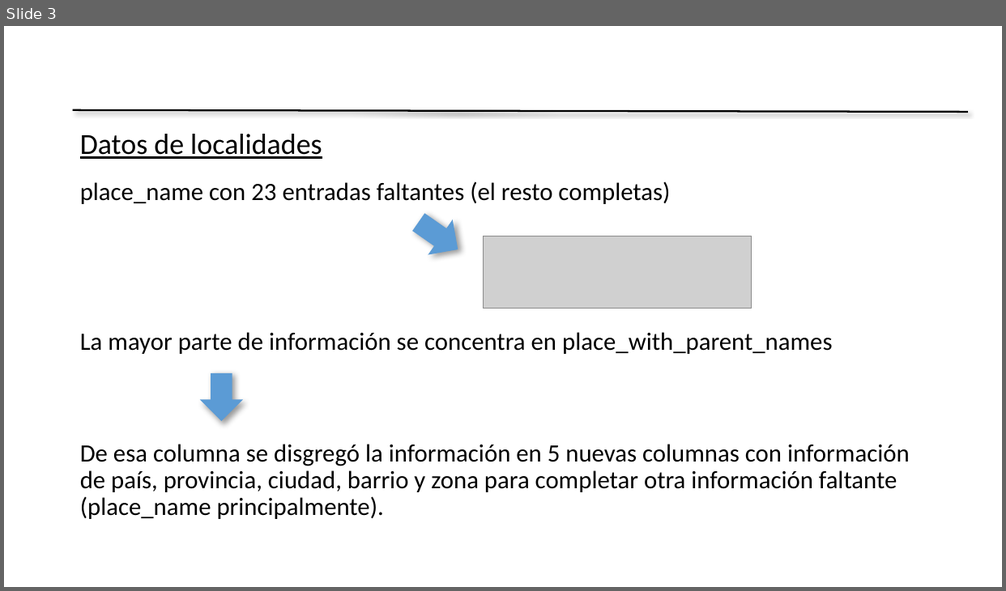
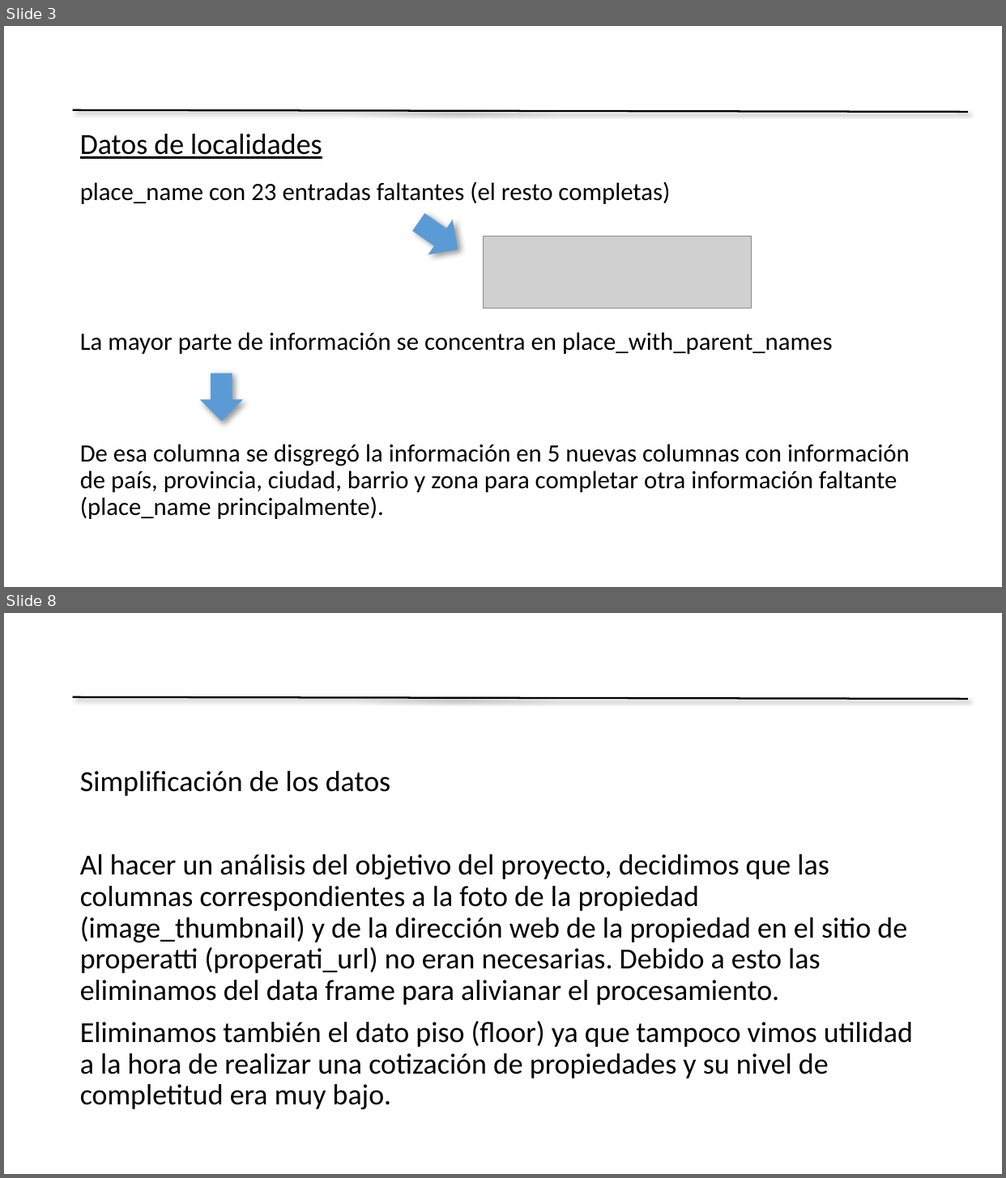
Before and after one commit to rdgagliano/DataScience-Grupo3, a slide deck: Presentation Desafio1 Grupo3.pptx. Shown one above the other, each under a label of ours: slide 3 before the commit, slides 3 and 8 after it; the slides between them are not shown. The pictures are 1006x591 and 1006x1178 pixels, drawn with LibreOffice and Linux fonts; fonts in the diff are those of the drawing; grey boxes stand for pictures; background and template pictures are left out. Boxes give left, top, right and bottom in pixels: in the first picture for what was removed or moved away, otherwise in the second. Text is boxed around its words. In the diff, an @@ line names an element or a change of style, - is before the commit and + after.

```diff
--- a/Presentation Desafio1 Grupo3.pptx
+++ b/Presentation Desafio1 Grupo3.pptx
@@ slide 8 added at (4,613,1002,1174), background picture (left out); not listed: 1 template element that a slide beside it also shows @@
@@ text added at (80,771,913,1110), 28 pt, text #000000 @@
+Simplificación de los datos
+Al hacer un análisis del objetivo del proyecto, decidimos que las columnas correspondientes a la foto de la propiedad (image_thumbnail) y de la dirección web de la propiedad en el sitio de properatti (properati_url) no eran necesarias. Debido a esto las eliminamos del data frame para alivianar el procesamiento.
+Eliminamos también el dato piso (floor) ya que tampoco vimos utilidad a la hora de realizar una cotización de propiedades y su nivel de completitud era muy bajo.
```
Also in this commit, not shown: 8 other slides added, 4 slides removed.
